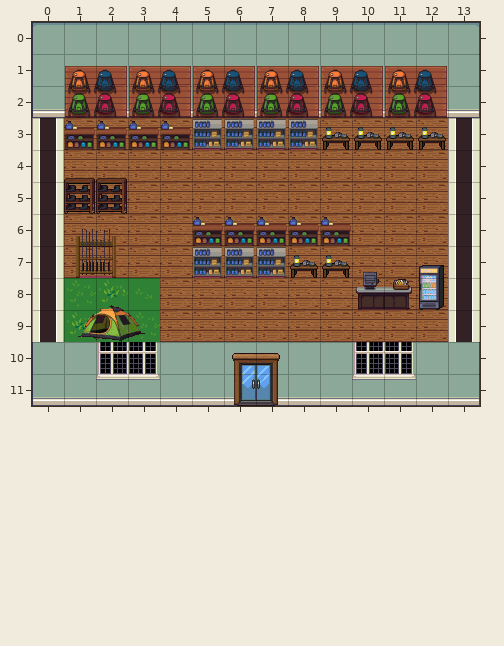
A Tiled map (JSON) gets an edit: public/maps/shop.tmj. The picture above is the old version.
Cells are 32x32 px. Shown: x 0..13, y 0..11.
The result:
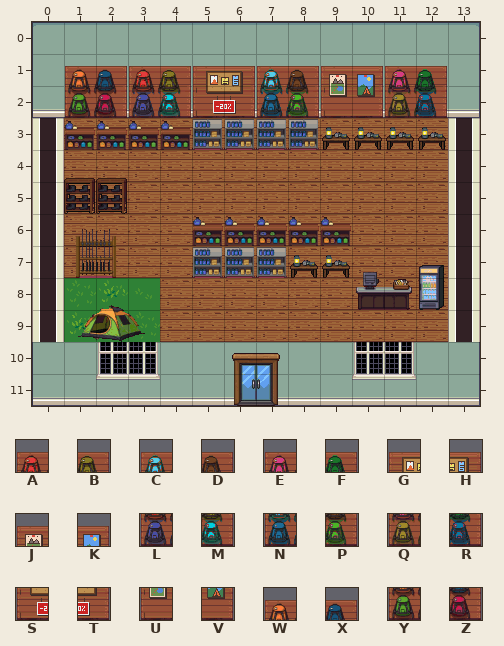
Key: from "shop-decor": A 0, B 1, C 2, D 3, E 4, F 5, G 6, H 7, J 8, K 9, L 10, M 11, N 12, P 13, Q 14, R 15, S 16, T 17, U 18, V 19; from "shop-gear": W 3, X 4, Y 14, Z 15.
_ is an empty cell.
The exact change:
Layer "above":
Tile W gives way to tile A in row 1 at x 3.
Tile X gives way to tile B in row 1 at x 4.
Tile W gives way to tile C in row 1 at x 7.
Tile X gives way to tile D in row 1 at x 8.
Tile W gives way to tile E in row 1 at x 11.
Tile X gives way to tile F in row 1 at x 12.
Tile W gives way to tile G in row 1 at x 5.
Tile X gives way to tile H in row 1 at x 6.
Tile W gives way to tile J in row 1 at x 9.
Tile X gives way to tile K in row 1 at x 10.
Tile Y gives way to tile L in row 2 at x 3.
Tile Z gives way to tile M in row 2 at x 4.
Tile Y gives way to tile N in row 2 at x 7.
Tile Z gives way to tile P in row 2 at x 8.
Tile Y gives way to tile Q in row 2 at x 11.
Tile Z gives way to tile R in row 2 at x 12.
Tile Y gives way to tile S in row 2 at x 5.
Tile Z gives way to tile T in row 2 at x 6.
Tile Y gives way to tile U in row 2 at x 9.
Tile Z gives way to tile V in row 2 at x 10.
Changed places in both pictures, as pixel boxes (x1, y1, x2, y2):
changed: (133, 69, 436, 116)
